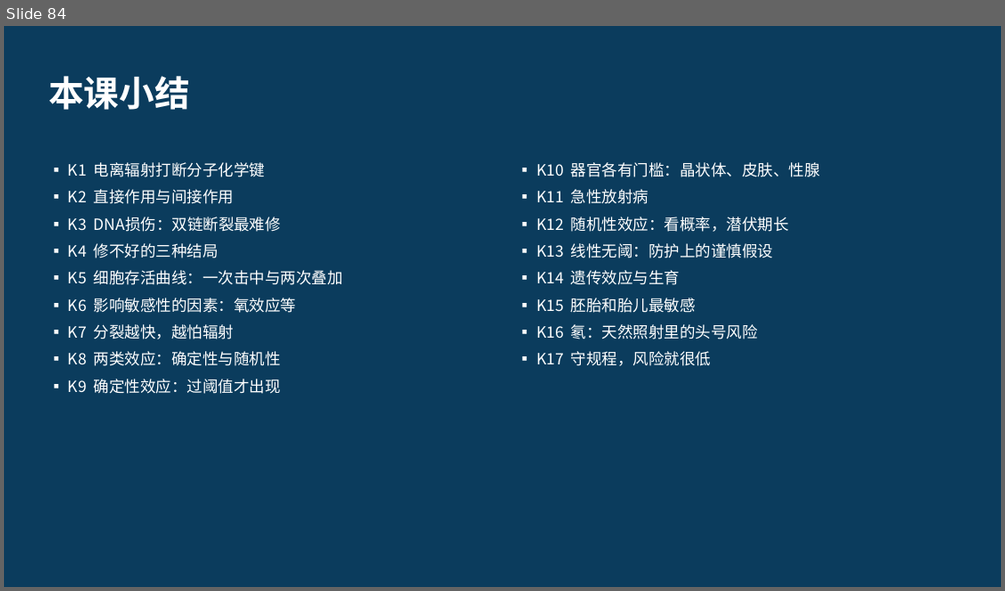
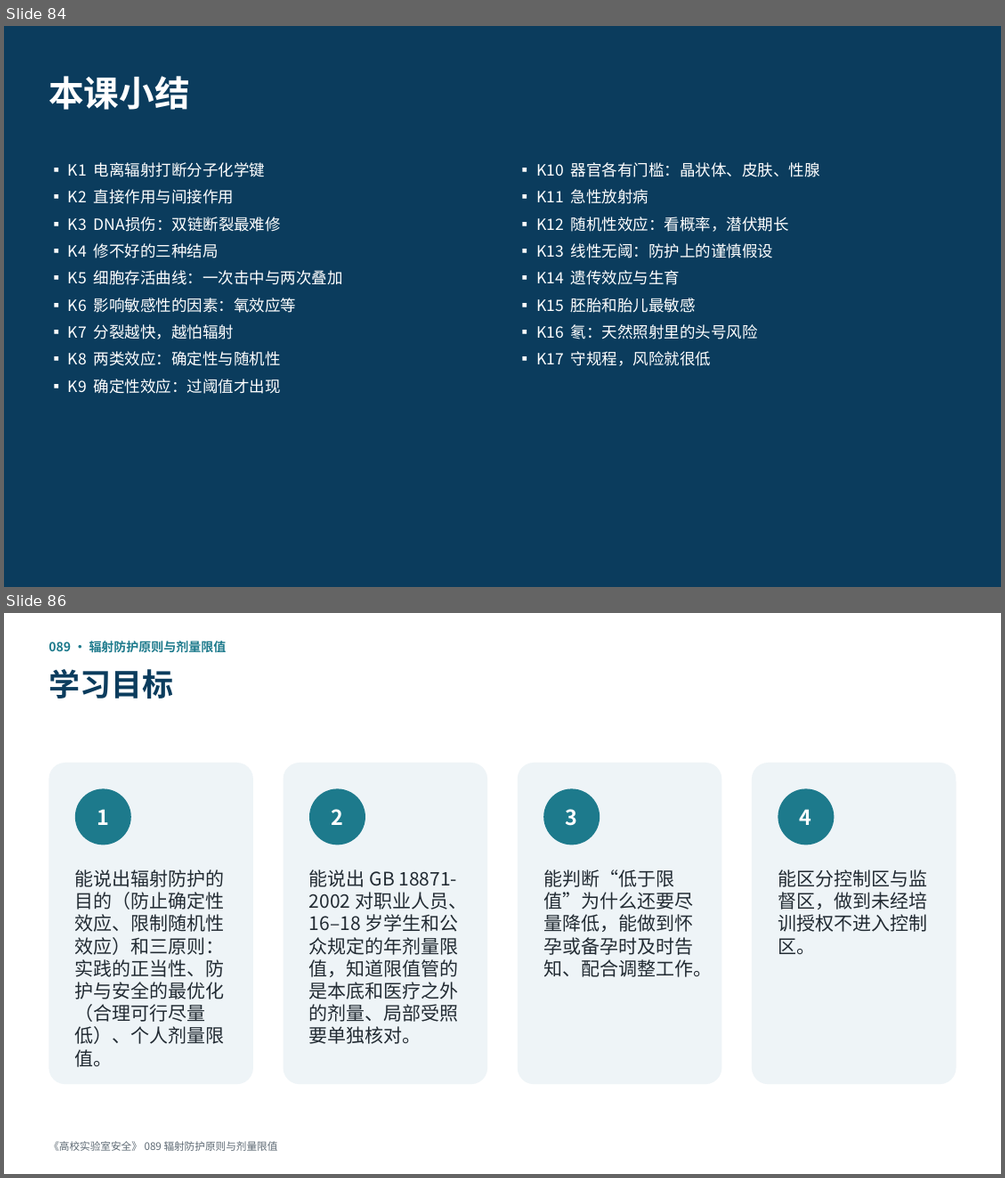
Before and after one commit to hanrongwx-max/videoyoutubo, a slide deck: course/高校实验室安全/课件/第7章_辐射安全.pptx. Shown one above the other, each under a label of ours: slide 84 before the commit, slides 84 and 86 after it; the slides between them are not shown. The pictures are 1005x591 and 1005x1178 pixels, drawn with LibreOffice and Linux fonts; fonts in the diff are those of the drawing. Boxes give left, top, right and bottom in pixels: in the first picture for what was removed or moved away, otherwise in the second. Text is boxed around its words. In the diff, an @@ line names an element or a change of style, - is before the commit and + after.

```diff
--- a/course/高校实验室安全/课件/第7章_辐射安全.pptx
+++ b/course/高校实验室安全/课件/第7章_辐射安全.pptx
@@ slide 86 added at [4, 613, 1001, 1174], background #FFFFFF @@
@@ text added at [48, 639, 226, 655], 12 pt, text #1D7A8C, bold @@
+089 · 辐射防护原则与剂量限值
@@ text added at [48, 669, 173, 698], 30 pt, text #0B3C5D, bold @@
+学习目标
@@ rounded rectangle added at [48, 763, 253, 1084], fill #EEF4F7 @@
@@ rounded rectangle added at [283, 763, 487, 1084], fill #EEF4F7 @@
@@ rounded rectangle added at [518, 763, 722, 1084], fill #EEF4F7 @@
@@ rounded rectangle added at [752, 763, 956, 1084], fill #EEF4F7 @@
@@ ellipse added at [75, 788, 131, 844], fill #1D7A8C, 20 pt, text #FFFFFF, bold @@
+1
@@ ellipse added at [309, 788, 365, 844], fill #1D7A8C, 20 pt, text #FFFFFF, bold @@
+2
@@ ellipse added at [544, 788, 600, 844], fill #1D7A8C, 20 pt, text #FFFFFF, bold @@
+3
@@ ellipse added at [778, 788, 834, 844], fill #1D7A8C, 20 pt, text #FFFFFF, bold @@
+4
@@ text added at [75, 869, 225, 1067], 18 pt, text #222B33 @@
+能说出辐射防护的目的（防止确定性效应、限制随机性效应）和三原则：实践的正当性、防护与安全的最优化（合理可行尽量低）、个人剂量限值。
@@ text added at [309, 869, 467, 1044], 18 pt, text #222B33 @@
+能说出 GB 18871-2002 对职业人员、16–18 岁学生和公众规定的年剂量限值，知道限值管的是本底和医疗之外的剂量、局部受照要单独核对。
@@ text added at [543, 869, 712, 977], 18 pt, text #222B33 @@
+能判断“低于限值”为什么还要尽量降低，能做到怀孕或备孕时及时告知、配合调整工作。
@@ text added at [777, 869, 927, 954], 18 pt, text #222B33 @@
+能区分控制区与监督区，做到未经培训授权不进入控制区。
@@ text added at [48, 1141, 278, 1151], 10 pt, text #5F6B75 @@
+《高校实验室安全》 089 辐射防护原则与剂量限值
```
Also in this commit, not shown: 20 other slides added, 2 other files.
